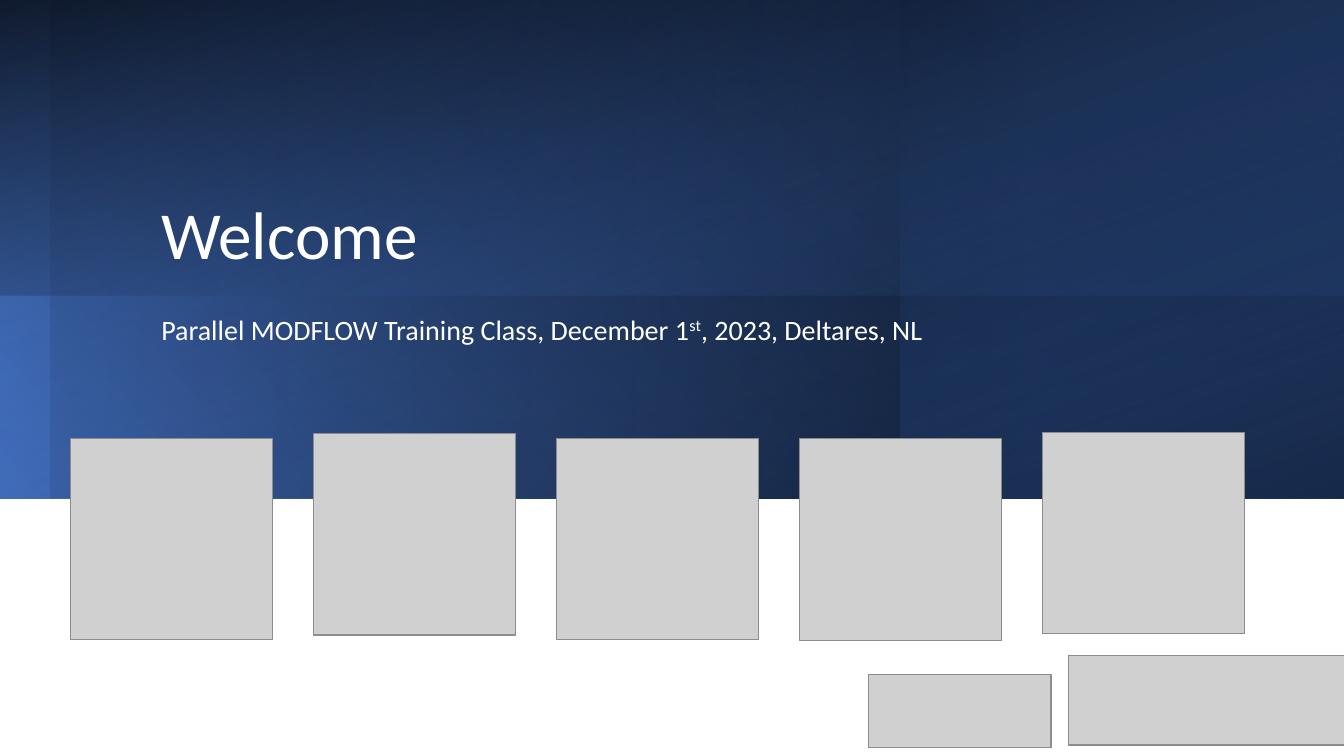
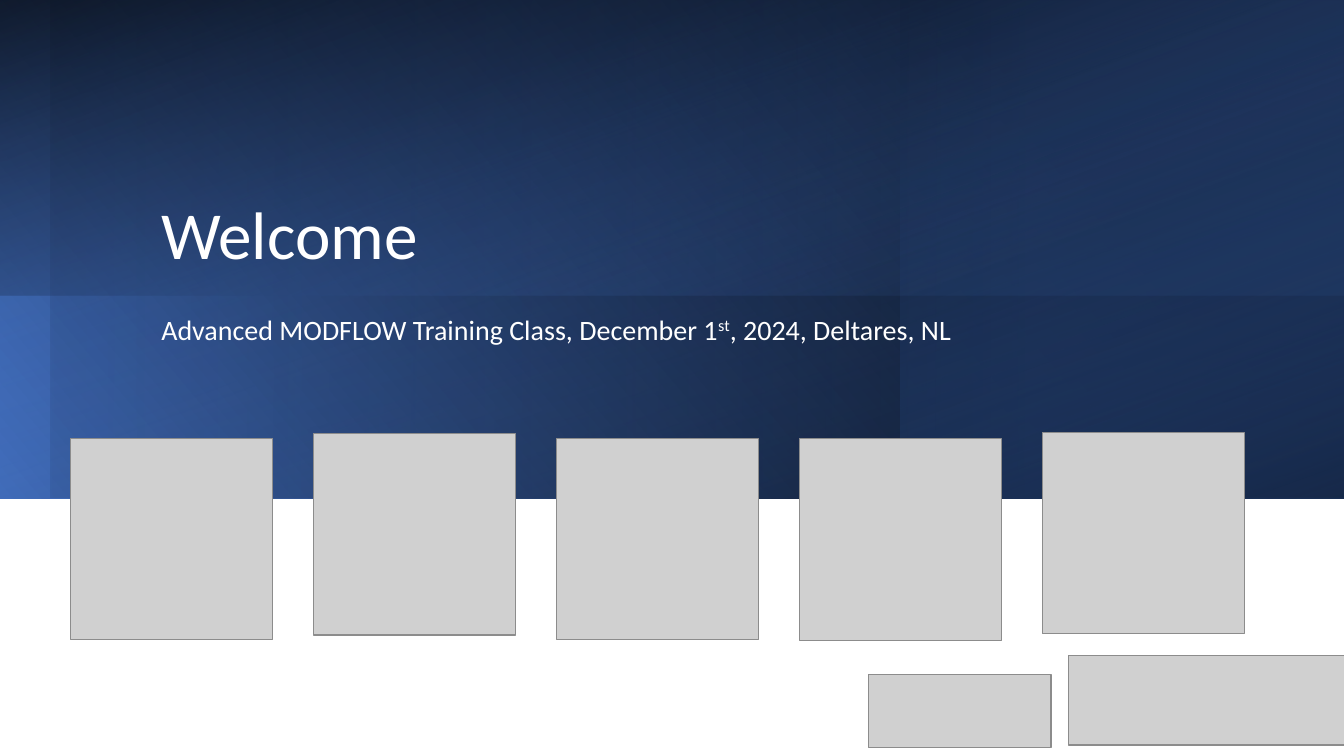
Before and after one commit to martclanor/modflow-dsd24, a slide deck: slide 1 of presentations/0-Welcome.pptx. Drawn at 1344x756 pixels with LibreOffice and Linux fonts; fonts in the diff are those of the drawing; grey boxes stand for pictures. Boxes give left, top, right and bottom in pixels: in the first picture for what was removed or moved away, otherwise in the second. Text is boxed around its words. In the diff, an @@ line names an element or a change of style, - is before the commit and + after.

```diff
--- a/presentations/0-Welcome.pptx
+++ b/presentations/0-Welcome.pptx
@@ subtitle at [161,320,951,345]: text changed @@
-Parallel MODFLOW Training Class, December 1st, 2023, Deltares, NL
+Advanced MODFLOW Training Class, December 1st, 2024, Deltares, NL
```
Also in this commit, not shown: 2 other slides changed, 1 slide added, 1 slide removed, 3 other files.
